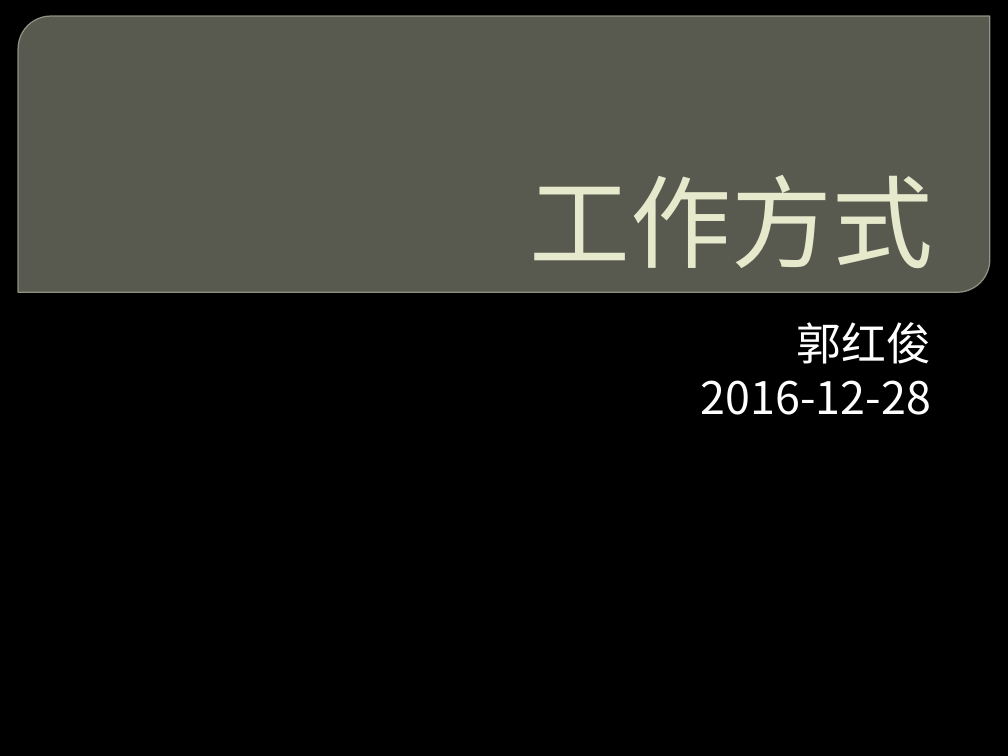
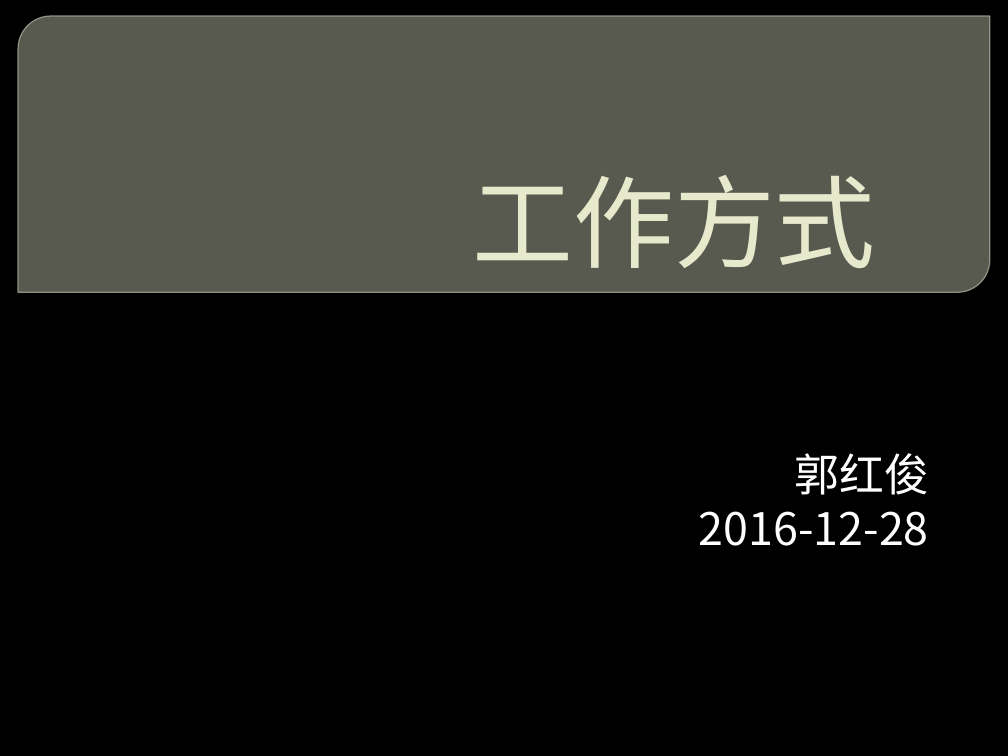
Before and after one commit to ghj1976/lecture, a slide deck: slide 1 of 工作方式/累死你的不是工作，而是工作方式.pptx. Drawn at 1008x756 pixels with LibreOffice and Linux fonts; fonts in the diff are those of the drawing; background and template pictures are left out. Boxes give left, top, right and bottom in pixels: in the first picture for what was removed or moved away, otherwise in the second. Text is boxed around its words. In the diff, an @@ line names an element or a change of style, - is before the commit and + after.

Commit message:
工作方式和纸飞机游戏ppt

```diff
--- a/工作方式/累死你的不是工作，而是工作方式.pptx
+++ b/工作方式/累死你的不是工作，而是工作方式.pptx
@@ title "工作方式": place and size @@
-title "工作方式" at (530, 175, 933, 268)
+title "工作方式" at (473, 175, 876, 268)
@@ subtitle "郭红俊": place and size @@
-subtitle "郭红俊" at (701, 322, 931, 415)
+subtitle "郭红俊" at (699, 453, 929, 546)
```
Also in this commit, not shown: 8 other slides changed, 12 slides added, 1 slide removed.
